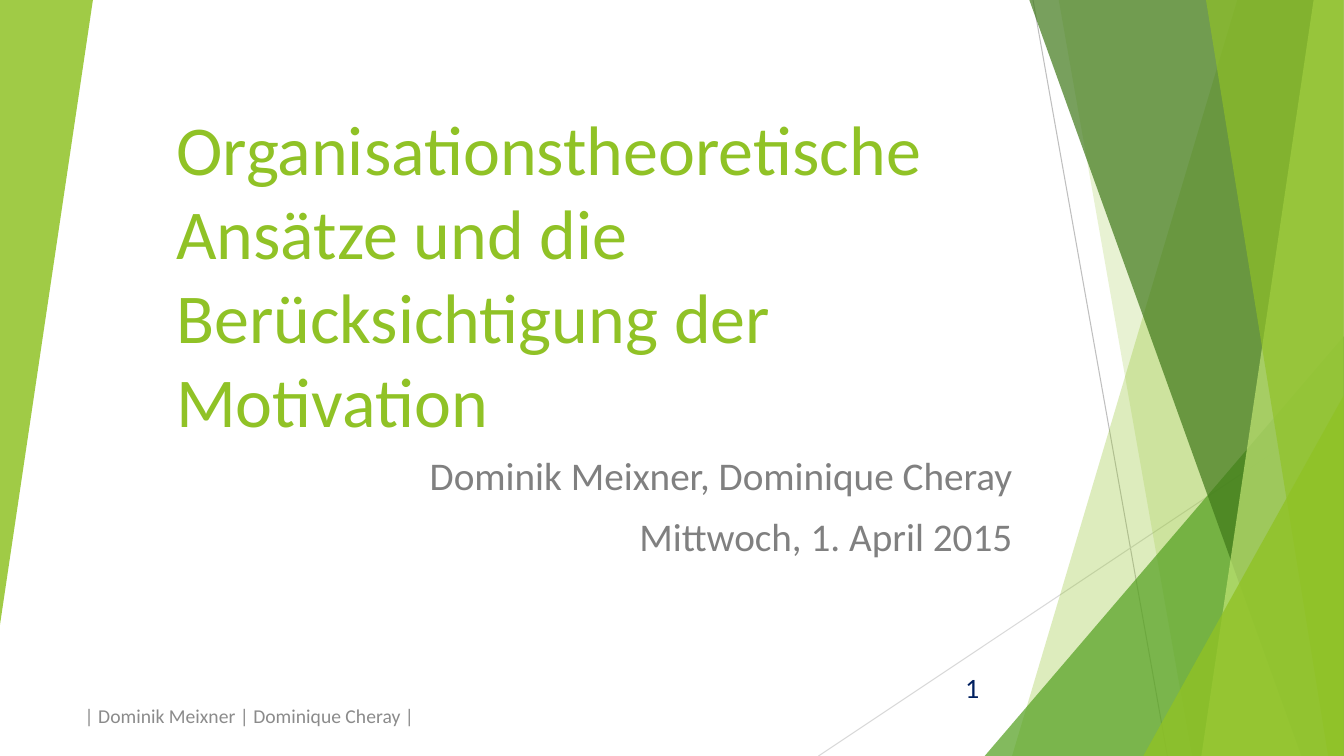
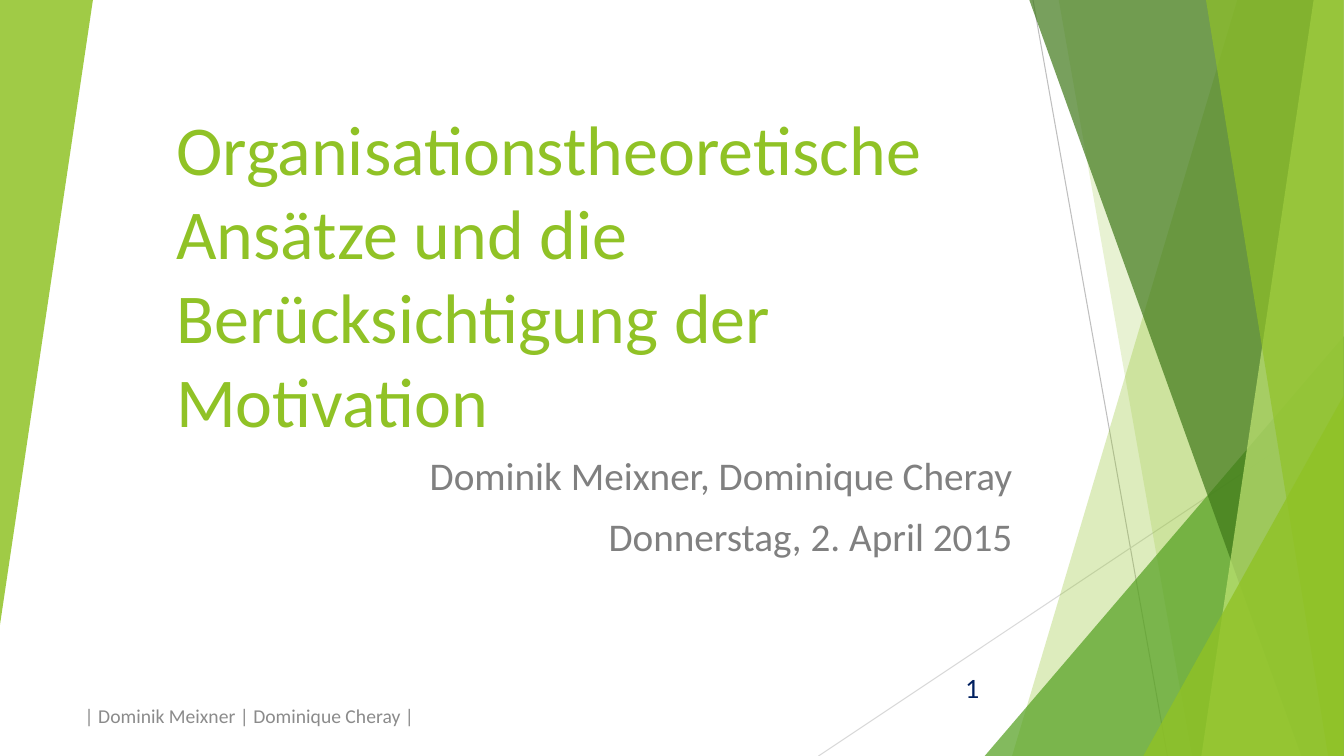
Before and after one commit to domeix/BlaBla, a slide deck: slide 1 of OrgatheoretAns/OrgatheoretAnsPraes.pptx. Drawn at 1344x756 pixels with LibreOffice and Linux fonts; fonts in the diff are those of the drawing. Boxes give left, top, right and bottom in pixels: in the first picture for what was removed or moved away, otherwise in the second. Text is boxed around its words. In the diff, an @@ line names an element or a change of style, - is before the commit and + after.

```diff
--- a/OrgatheoretAns/OrgatheoretAnsPraes.pptx
+++ b/OrgatheoretAns/OrgatheoretAnsPraes.pptx
@@ subtitle at [609,524,1012,558]: text changed @@
-Mittwoch, 1. April 2015
+Donnerstag, 2. April 2015
```
Also in this commit, not shown: 8 other slides changed, 15 slides added, 1 other file.
